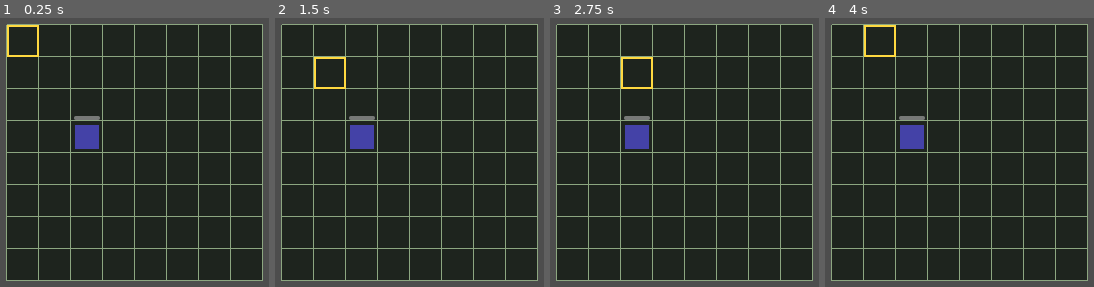
Above: before the commit, frames 1-4 (left to right).
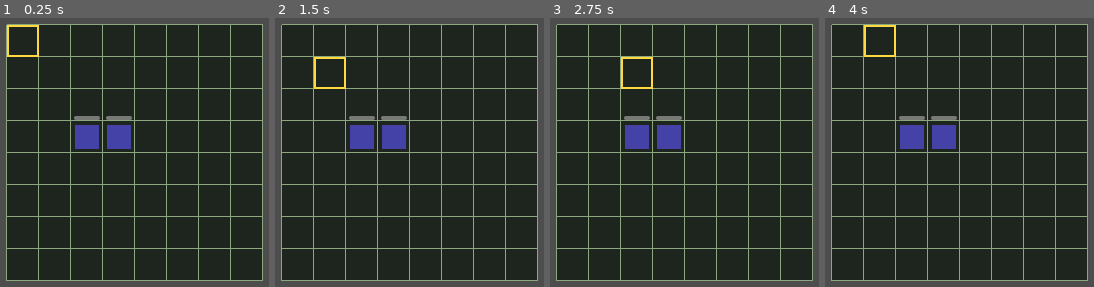
Above: after the commit, the same moments.

Repository: alexvarg565/ummcfg
Game: Godot game, scene res://scenes/battle/battle.tscn
Same seed, same stepped clock (60 frames per second), same inputs: the game is played once before the commit and once after it.
Inputs:
- Up to frame 1 (0.25 s): no input
- Up to frame 2 (1.5 s): tap Enter (select) at 0.5, 1.35 s; hold D (cursor_right) 0.53-1.28 s; hold Enter (select) 0.53-1.28 s; tap Space at 1.25 s; hold S (cursor_down) from 1.28 s (still down)
- Up to frame 3 (2.75 s): tap Enter (select) at 2 s; release S (cursor_down) at 2.03 s; hold D (cursor_right) from 2.03 s (still down); hold Enter (select) from 2.03 s (still down)
- Up to frame 4 (4 s): tap Space at 2.75 s; release D (cursor_right) at 2.78 s; release Enter (select) at 2.78 s; hold W (cursor_up) 2.78-3.53 s; tap Enter (select) at 2.85, 3.5 s; hold A (cursor_left) from 3.53 s (still down); hold Enter (select) from 3.53 s (still down)

The runs differ from the first frame. In frame 1, 0.9% of the frame differs, in the area x 39-50%, y 36-49%; in frame 2, 0.9%; in frame 3, 0.9%; in frame 4, 0.9%.

Commit message:
your commit message

Diff:
--- a/scenes/battle/battlefield.tscn
+++ b/scenes/battle/battlefield.tscn
@@ -3,6 +3,7 @@
 [ext_resource type="Script" uid="uid://bc4qk0owngri" path="res://scripts/grid/grid_overlay.gd" id="1_5rve1"]
 [ext_resource type="Script" uid="uid://l066fyqawa6n" path="res://scripts/grid/grid_cursor.gd" id="2_d5hba"]
 [ext_resource type="PackedScene" uid="uid://ctmxxhuxefvmw" path="res://scenes/units/unit.tscn" id="2_j68fe"]
+[ext_resource type="Script" uid="uid://retplmill132" path="res://scripts/grid/movement_highlights.gd" id="2_jabpe"]
 
 [node name="Battlefield" type="Node2D" unique_id=1002692426]
 
@@ -11,9 +12,14 @@
 [node name="GridOverlay" type="Node2D" parent="." unique_id=426994446]
 script = ExtResource("1_5rve1")
 
+[node name="MovementHighlights" type="Node2D" parent="." unique_id=927131710]
+script = ExtResource("2_jabpe")
+
 [node name="UnitLayer" type="Node2D" parent="." unique_id=1693928490]
 
 [node name="TestMech" parent="UnitLayer" unique_id=480937545 instance=ExtResource("2_j68fe")]
+
+[node name="Blocker" parent="UnitLayer" unique_id=707172998 instance=ExtResource("2_j68fe")]
 
 [node name="EffectLayer" type="Node2D" parent="." unique_id=1128003088]
 
--- a/scripts/battle/battle_controller.gd
+++ b/scripts/battle/battle_controller.gd
@@ -2,11 +2,24 @@
 extends Node2D
 
 
-@onready var grid_controller: GridController = $Systems/GridController
-@onready var grid_cursor: GridCursor = $Battlefield/GridCursor
-@onready var test_mech: Unit = $Battlefield/UnitLayer/TestMech
+@onready var grid_controller: GridController = \
+	$Systems/GridController
+
+@onready var grid_cursor: GridCursor = \
+	$Battlefield/GridCursor
+
+@onready var movement_highlights: MovementHighlights = \
+	$Battlefield/MovementHighlights
+
+@onready var test_mech: Unit = \
+	$Battlefield/UnitLayer/TestMech
+
+@onready var blocker: Unit = \
+	$Battlefield/UnitLayer/Blocker
+
 
 var selected_unit: Unit = null
+var valid_move_cells: Array[Vector2i] = []
 
 
 func _ready() -> void:
@@ -14,12 +27,16 @@
 
 	grid_cursor.cell_selected.connect(_on_cell_selected)
 
-	var placed := grid_controller.register_unit(
+	_place_test_units()
+
+
+func _place_test_units() -> void:
+	var mech_placed: bool = grid_controller.register_unit(
 		test_mech,
 		Vector2i(2, 3)
 	)
 
-	if placed:
+	if mech_placed:
 		print(
 			"Placed ",
 			test_mech.display_name,
@@ -29,9 +46,31 @@
 	else:
 		push_error("Failed to place test mech.")
 
+	var blocker_placed: bool = grid_controller.register_unit(
+		blocker,
+		Vector2i(3, 3)
+	)
+
+	if blocker_placed:
+		print(
+			"Placed ",
+			blocker.display_name,
+			" at ",
+			blocker.grid_position
+		)
+	else:
+		push_error("Failed to place blocker.")
+
 
 func _on_cell_selected(cell: Vector2i) -> void:
-	var unit := grid_controller.get_unit_at(cell)
+	if (
+		selected_unit != null
+		and cell in valid_move_cells
+	):
+		_move_selected_unit(cell)
+		return
+
+	var unit: Unit = grid_controller.get_unit_at(cell)
 
 	if unit == null:
 		_clear_selected_unit()
@@ -42,14 +81,23 @@
 
 
 func _select_unit(unit: Unit) -> void:
-	if selected_unit == unit:
-		return
-
-	if selected_unit != null:
+	if (
+		selected_unit != null
+		and selected_unit != unit
+	):
 		selected_unit.deselect()
 
 	selected_unit = unit
 	selected_unit.select()
+
+	valid_move_cells = grid_controller.get_reachable_cells(
+		selected_unit.grid_position,
+		selected_unit.movement_range
+	)
+
+	movement_highlights.show_cells(
+		valid_move_cells
+	)
 
 	print(
 		"Selected ",
@@ -59,11 +107,41 @@
 	)
 
 
-func _clear_selected_unit() -> void:
+func _move_selected_unit(target_cell: Vector2i) -> void:
 	if selected_unit == null:
 		return
 
-	selected_unit.deselect()
+	var moved: bool = grid_controller.move_unit(
+		selected_unit,
+		target_cell
+	)
+
+	if not moved:
+		print(
+			"Failed to move ",
+			selected_unit.display_name,
+			" to ",
+			target_cell
+		)
+		return
+
+	print(
+		"Moved ",
+		selected_unit.display_name,
+		" to ",
+		target_cell
+	)
+
+	_clear_selected_unit()
+
+
+func _clear_selected_unit() -> void:
+	if selected_unit != null:
+		selected_unit.deselect()
+
 	selected_unit = null
+	valid_move_cells.clear()
+
+	movement_highlights.clear()
 
 	print("Selection cleared.")
--- a/scripts/grid/grid_controller.gd
+++ b/scripts/grid/grid_controller.gd
@@ -5,6 +5,13 @@
 const GRID_WIDTH: int = 8
 const GRID_HEIGHT: int = 8
 const TILE_SIZE: int = 32
+
+const CARDINAL_DIRECTIONS: Array[Vector2i] = [
+	Vector2i.UP,
+	Vector2i.DOWN,
+	Vector2i.LEFT,
+	Vector2i.RIGHT
+]
 
 var occupied_tiles: Dictionary = {}
 
@@ -78,3 +85,43 @@
 	unit.set_grid_position(target_cell)
 
 	return true
+
+
+func get_reachable_cells(
+	origin: Vector2i,
+	movement_range: int
+) -> Array[Vector2i]:
+	var reachable: Array[Vector2i] = []
+
+	var frontier: Array[Vector2i] = [origin]
+
+	var distance_from_origin: Dictionary = {
+		origin: 0
+	}
+
+	while not frontier.is_empty():
+		var current: Vector2i = frontier.pop_front()
+		var current_distance: int = distance_from_origin[current]
+
+		if current_distance >= movement_range:
+			continue
+
+		for direction: Vector2i in CARDINAL_DIRECTIONS:
+			var next_cell: Vector2i = current + direction
+
+			if not is_inside_grid(next_cell):
+				continue
+
+			if distance_from_origin.has(next_cell):
+				continue
+
+			if is_occupied(next_cell):
+				continue
+
+			var next_distance: int = current_distance + 1
+
+			distance_from_origin[next_cell] = next_distance
+			frontier.append(next_cell)
+			reachable.append(next_cell)
+
+	return reachable
--- a/scripts/grid/grid_cursor.gd
+++ b/scripts/grid/grid_cursor.gd
@@ -36,7 +36,7 @@
 
 
 func _move_cursor(direction: Vector2i) -> void:
-	var target_position := grid_position + direction
+	var target_position: Vector2i = grid_position + direction
 
 	if not _is_inside_grid(target_position):
 		return
@@ -62,7 +62,7 @@
 
 
 func _draw() -> void:
-	var tile_size := GridController.TILE_SIZE
+	var tile_size: int = GridController.TILE_SIZE
 
 	var rect := Rect2(
 		Vector2.ONE,
--- a/scripts/grid/grid_overlay.gd
+++ b/scripts/grid/grid_overlay.gd
@@ -18,8 +18,10 @@
 		true
 	)
 
-	for x in range(GridController.GRID_WIDTH + 1):
-		var x_position := float(x * GridController.TILE_SIZE)
+	for x: int in range(GridController.GRID_WIDTH + 1):
+		var x_position: float = float(
+			x * GridController.TILE_SIZE
+		)
 
 		draw_line(
 			Vector2(x_position, 0),
@@ -28,8 +30,10 @@
 			1.0
 		)
 
-	for y in range(GridController.GRID_HEIGHT + 1):
-		var y_position := float(y * GridController.TILE_SIZE)
+	for y: int in range(GridController.GRID_HEIGHT + 1):
+		var y_position: float = float(
+			y * GridController.TILE_SIZE
+		)
 
 		draw_line(
 			Vector2(0, y_position),
--- /dev/null
+++ b/scripts/grid/movement_highlights.gd
@@ -0,0 +1,37 @@
+class_name MovementHighlights
+extends Node2D
+
+
+const HIGHLIGHT_COLOR := Color(0.2, 0.6, 1.0, 0.35)
+
+var highlighted_cells: Array[Vector2i] = []
+
+
+func show_cells(cells: Array[Vector2i]) -> void:
+	highlighted_cells = cells.duplicate()
+	queue_redraw()
+
+
+func clear() -> void:
+	highlighted_cells.clear()
+	queue_redraw()
+
+
+func _draw() -> void:
+	for cell: Vector2i in highlighted_cells:
+		var draw_position := Vector2(
+			cell.x * GridController.TILE_SIZE,
+			cell.y * GridController.TILE_SIZE
+		)
+
+		draw_rect(
+			Rect2(
+				draw_position,
+				Vector2(
+					GridController.TILE_SIZE,
+					GridController.TILE_SIZE
+				)
+			),
+			HIGHLIGHT_COLOR,
+			true
+		)
--- a/scripts/units/unit.gd
+++ b/scripts/units/unit.gd
@@ -6,13 +6,17 @@
 
 @export var display_name: String = "Test Mech"
 @export var max_health: int = 10
+@export var movement_range: int = 3
 
-var current_health: int
+var current_health: int = 0
 var grid_position: Vector2i = Vector2i.ZERO
 var is_selected: bool = false
 
-@onready var selection_outline: Polygon2D = $VisualRoot/SelectionOutline
-@onready var health_bar: ProgressBar = $HealthBar
+@onready var selection_outline: Polygon2D = \
+	$VisualRoot/SelectionOutline
+
+@onready var health_bar: ProgressBar = \
+	$HealthBar
 
 
 func _ready() -> void:
@@ -26,6 +30,7 @@
 
 func set_grid_position(cell: Vector2i) -> void:
 	grid_position = cell
+
 	position = Vector2(
 		cell.x * GridController.TILE_SIZE,
 		cell.y * GridController.TILE_SIZE
Not shown, added: scripts/grid/movement_highlights.gd.uid
